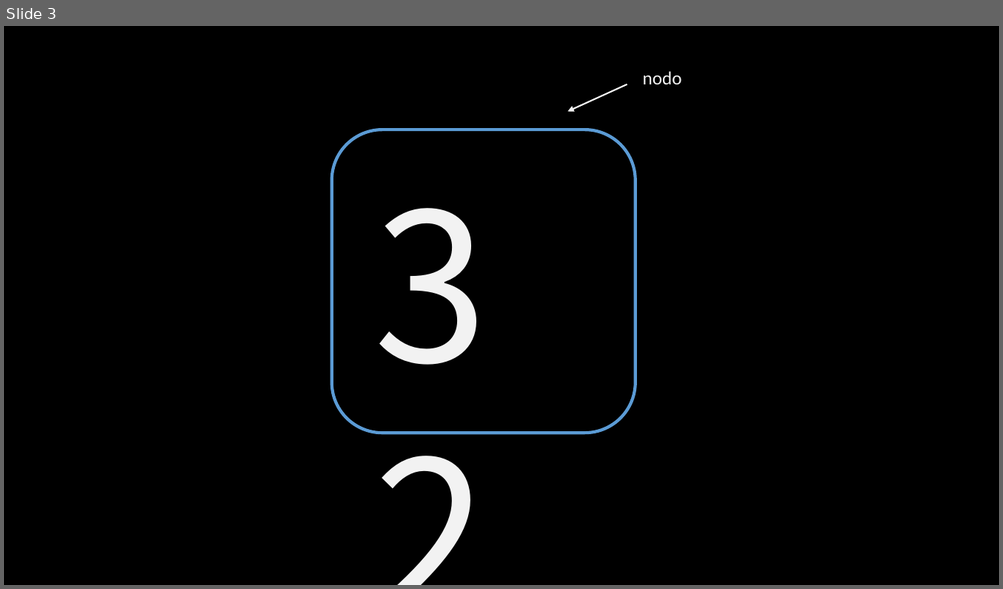
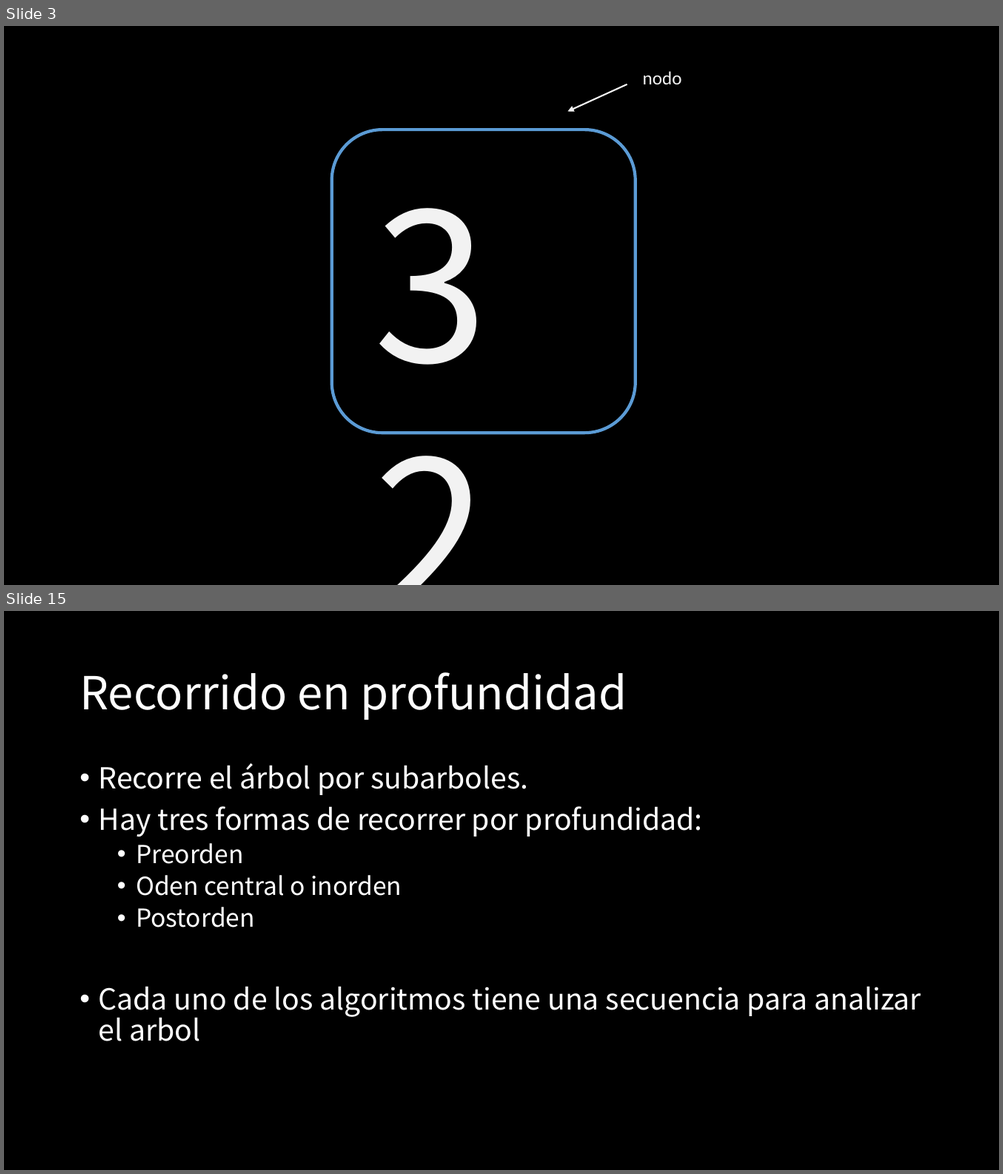
Before and after one commit to jcontrolresearch/DataStructure, a slide deck: Documents/[4]Arboles_binarios-Recorrido.pptx. Shown one above the other, each under a label of ours: slide 3 before the commit, slides 3 and 15 after it; the slides between them are not shown. The pictures are 1003x589 and 1003x1174 pixels, drawn with LibreOffice and Linux fonts; fonts in the diff are those of the drawing. Boxes give left, top, right and bottom in pixels: in the first picture for what was removed or moved away, otherwise in the second. Text is boxed around its words. In the diff, an @@ line names an element or a change of style, - is before the commit and + after.

```diff
--- a/Documents/[4]Arboles_binarios-Recorrido.pptx
+++ b/Documents/[4]Arboles_binarios-Recorrido.pptx
@@ slide 15 added at <box>4,611,999,1170</box>, background #000000 @@
@@ title added at <box>79,672,627,720</box>, 44 pt, text #FFFFFF @@
+Recorrido en profundidad
@@ text added at <box>99,763,921,1042</box>, 28 pt, text #FFFFFF @@
+• Recorre el árbol por subarboles.
+• Hay tres formas de recorrer por profundidad:
+  • Preorden
+  • Oden central o inorden
+  • Postorden
+• Cada uno de los algoritmos tiene una secuencia para analizar el arbol
```
Also in this commit, not shown: 2 slides changed, 21 other slides added.
